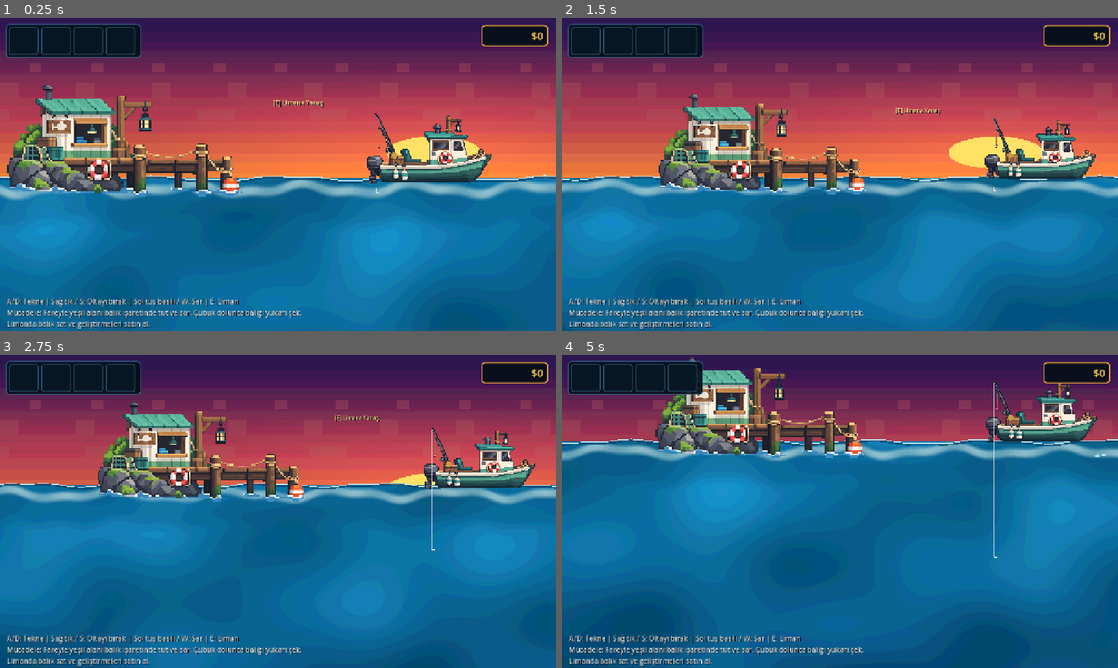
Above: before the commit, frames 1-4 (two rows, left to right).
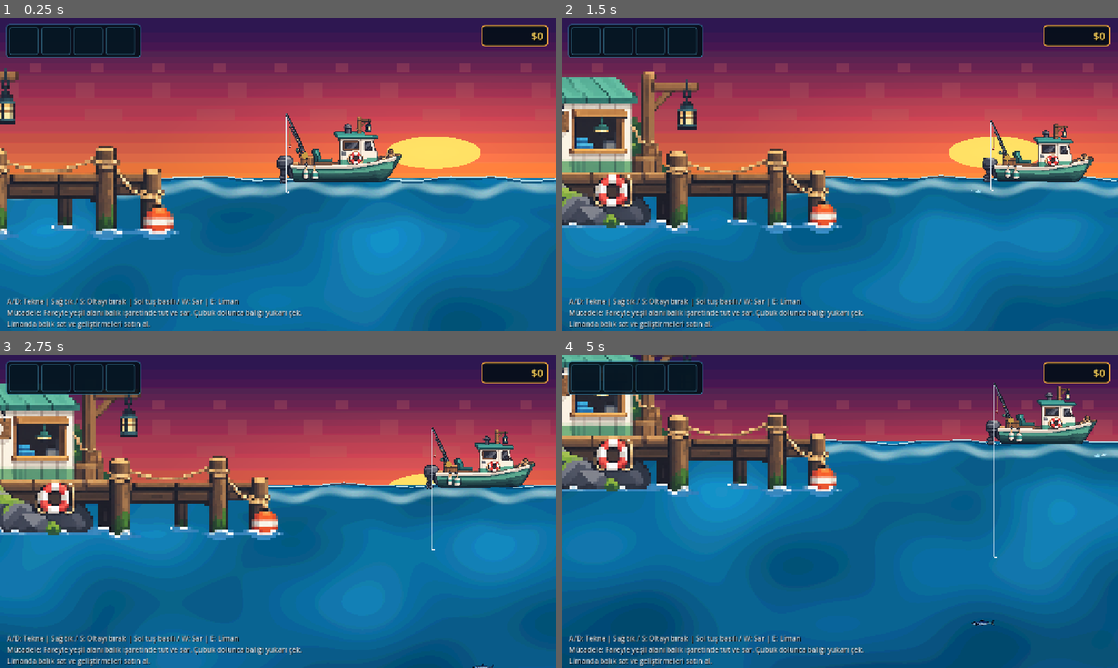
Above: after the commit, the same moments.

Repository: mirackayademir/TinyFisher
Game: Godot game, scene res://scenes/world.tscn
The game is run twice, just before and just after one commit, with the same random seed, the same clock (stepped at 60 frames per second) and the same inputs.
Inputs (mouse positions are in pixels of both pictures, inside the frame that each line leads up to):
- Up to frame 1 (0.25 s): no input
- Up to frame 2 (1.5 s): move the mouse to (962, 158) at 0.52 s; hold D (move_right) 0.53-1.25 s; tap E (dock) at 0.6 s; click (962, 158) at 0.67 s; click (845, 108) at 1.25 s, where only the run before the commit has a clickable "Denize Açıl"
- Up to frame 3 (2.75 s): move the mouse to (166, 527) at 2.02 s; hold S from 2.03 s (still down); tap E (dock) at 2.1 s
- Up to frame 4 (5 s): move the mouse to (895, 442) at 2.77 s; release S at 2.78 s; hold D (move_right) 2.78-3.53 s; tap E (dock) at 2.85, 3.6, 4.35 s; move the mouse to (812, 574) at 3.52 s; hold W 3.53-4.28 s; click (812, 574) at 3.67 s; move the mouse to (1006, 558) at 4.27 s; hold A (move_left) from 4.28 s (still down)

The runs differ from the first frame. In frame 1, 16% of the frame differs, in the area x 0-100%, y 16-71%; in frame 2, 20%, in the area x 0-100%, y 17-69%; in frame 3, 18%; in frame 4, 16%.

Commit message:
Enlarge harbor and dock menu framing

Diff:
--- a/scenes/world.gd
+++ b/scenes/world.gd
@@ -3,13 +3,20 @@
 const MAX_UPGRADE_LEVEL: int = 5
 const UPGRADE_COSTS: Array[int] = [50, 100, 175, 275, 400]
 const WATER_SURFACE_Y: float = 360.0
+const CAMERA_NORMAL_X: float = 350.0
+const CAMERA_HARBOR_X: float = -160.0
 
 @onready var dock_prompt: Label = $DockPrompt
 @onready var dock_menu: Panel = $DockMenu
+@onready var dock_menu_vbox: VBoxContainer = $DockMenu/VBoxContainer
+@onready var dock_sell_button: Button = $DockMenu/VBoxContainer/SellButton
+@onready var dock_upgrade_button: Button = $DockMenu/VBoxContainer/UpgradeButton
+@onready var dock_leave_button: Button = $DockMenu/VBoxContainer/LeaveButton
 @onready var upgrade_menu: Panel = $UpgradeMenu
 @onready var dock_sprite: Sprite2D = $Dock
 @onready var dock_collision: CollisionShape2D = $DockArea/CollisionShape2D
 @onready var boat: CharacterBody2D = $Boat
+@onready var boat_camera: Camera2D = $Boat/Camera2D
 @onready var hook = $Boat/Hook
 @onready var money_label: Label = $MoneyLabel
 @onready var hud = $HUD
@@ -38,6 +45,7 @@
 var _sea_time: float = 0.0
 var _surface_shadow: Line2D
 var _surface_foam: Line2D
+var _camera_tween: Tween
 
 # Balık türleri başlangıçta anonimdir. Oyuncu o türü ilk kez yakalayınca ikonu kalıcı olarak açılır.
 var discovered_fish: Dictionary = {
@@ -53,6 +61,7 @@
 	dock_menu.visible = false
 	upgrade_menu.visible = false
 	_setup_harbor()
+	_setup_dock_menu()
 	_setup_surface_waves()
 	_setup_money_hud()
 	_setup_inventory_discovery()
@@ -62,24 +71,65 @@
 
 
 func _setup_harbor() -> void:
-	# Liman büyük kalır; limana yaklaşınca Boat kamerası sola kayıp uzaklaşarak tamamına yakınını gösterir.
-	dock_sprite.scale = Vector2(4.35, 4.35)
-	dock_sprite.position = Vector2(165.0, 255.0)
-
-	# Tekne limanın görselinin içinden geçmez; iskelenin sağında durur.
-	boat.min_world_x = 470.0
-
-	# Yanaşma / geliştirme alanı büyüyen iskeleye göre genişletildi.
-	dock_collision.position = Vector2(650.0, 335.0)
+	# Limanı küçük bir dekor değil, ekranın sol tarafını dolduran ana üs olarak göster.
+	# Kullanıcının işaretlediği yaklaşık alanı kaplayacak şekilde öncekinin belirgin biçimde üstüne çıkarıldı.
+	dock_sprite.scale = Vector2(7.8, 7.8)
+	dock_sprite.position = Vector2(310.0, 250.0)
+
+	# Büyüyen limanın iskelesinin içine tekne giremez; yalnızca sağdaki yanaşma bölgesine kadar gelir.
+	boat.min_world_x = 790.0
+
+	# Yanaşma / geliştirme alanı yeni liman boyutuna göre sağ tarafa taşındı ve genişletildi.
+	dock_collision.position = Vector2(900.0, 335.0)
 	var dock_shape := dock_collision.shape as RectangleShape2D
 	if dock_shape != null:
-		dock_shape.size = Vector2(360.0, 190.0)
-
-	dock_prompt.position = Vector2(555.0, 150.0)
-	dock_prompt.size = Vector2(245.0, 34.0)
-
-	upgrade_menu.position = Vector2(265.0, 48.0)
-	upgrade_menu.size = Vector2(560.0, 405.0)
+		dock_shape.size = Vector2(440.0, 220.0)
+
+	dock_prompt.position = Vector2(770.0, 145.0)
+	dock_prompt.size = Vector2(270.0, 38.0)
+	dock_prompt.add_theme_font_size_override("font_size", 18)
+
+	# Büyük limanla birlikte geliştirme ekranı da daha rahat okunacak ölçüde büyütüldü.
+	upgrade_menu.position = Vector2(330.0, 42.0)
+	upgrade_menu.size = Vector2(620.0, 430.0)
+
+
+func _setup_dock_menu() -> void:
+	# Limana yanaşınca açılan satış / geliştirme HUD'u daha büyük ve okunaklı.
+	dock_menu.position = Vector2(360.0, 62.0)
+	dock_menu.size = Vector2(410.0, 300.0)
+
+	var panel_style := StyleBoxFlat.new()
+	panel_style.bg_color = Color(0.06, 0.055, 0.09, 0.95)
+	panel_style.border_color = Color(0.58, 0.38, 0.24, 0.95)
+	panel_style.border_width_left = 4
+	panel_style.border_width_top = 4
+	panel_style.border_width_right = 4
+	panel_style.border_width_bottom = 4
+	panel_style.corner_radius_top_left = 10
+	panel_style.corner_radius_top_right = 10
+	panel_style.corner_radius_bottom_left = 10
+	panel_style.corner_radius_bottom_right = 10
+	dock_menu.add_theme_stylebox_override("panel", panel_style)
+
+	dock_menu_vbox.position = Vector2(55.0, 54.0)
+	dock_menu_vbox.size = Vector2(300.0, 205.0)
+	dock_menu_vbox.add_theme_constant_override("separation", 10)
+
+	for button in [dock_sell_button, dock_upgrade_button, dock_leave_button]:
+		button.custom_minimum_size = Vector2(300.0, 54.0)
+		button.add_theme_font_size_override("font_size", 18)
+
+
+func _set_harbor_camera(active: bool) -> void:
+	if is_instance_valid(_camera_tween):
+		_camera_tween.kill()
+
+	var target_x := CAMERA_HARBOR_X if active else CAMERA_NORMAL_X
+	_camera_tween = create_tween()
+	_camera_tween.set_trans(Tween.TRANS_SINE)
+	_camera_tween.set_ease(Tween.EASE_IN_OUT)
+	_camera_tween.tween_property(boat_camera, "position:x", target_x, 0.32)
 
 
 func _setup_inventory_discovery() -> void:
@@ -199,13 +249,14 @@
 		dock_prompt.visible = false
 		dock_menu.visible = true
 		upgrade_menu.visible = false
-		$Boat/Camera2D.position.y = hook.camera_surface_y
+		boat_camera.position.y = hook.camera_surface_y
 		print("LIMANA YANASTIN")
 
 
 func _on_dock_area_body_entered(body: Node2D) -> void:
 	if body.name == "Boat":
 		boat_in_dock_area = true
+		_set_harbor_camera(true)
 		if not docked:
 			dock_prompt.visible = true
 			dock_prompt.text = "[E] Limana Yanaş"
@@ -215,6 +266,8 @@
 	if body.name == "Boat":
 		boat_in_dock_area = false
 		dock_prompt.visible = false
+		if not docked:
+			_set_harbor_camera(false)
 
 
 func _on_leave_button_pressed() -> void:
@@ -222,6 +275,7 @@
 	dock_menu.visible = false
 	upgrade_menu.visible = false
 	boat.set_movement_enabled(true)
+	_set_harbor_camera(false)
 
 	if boat_in_dock_area:
 		dock_prompt.visible = true
